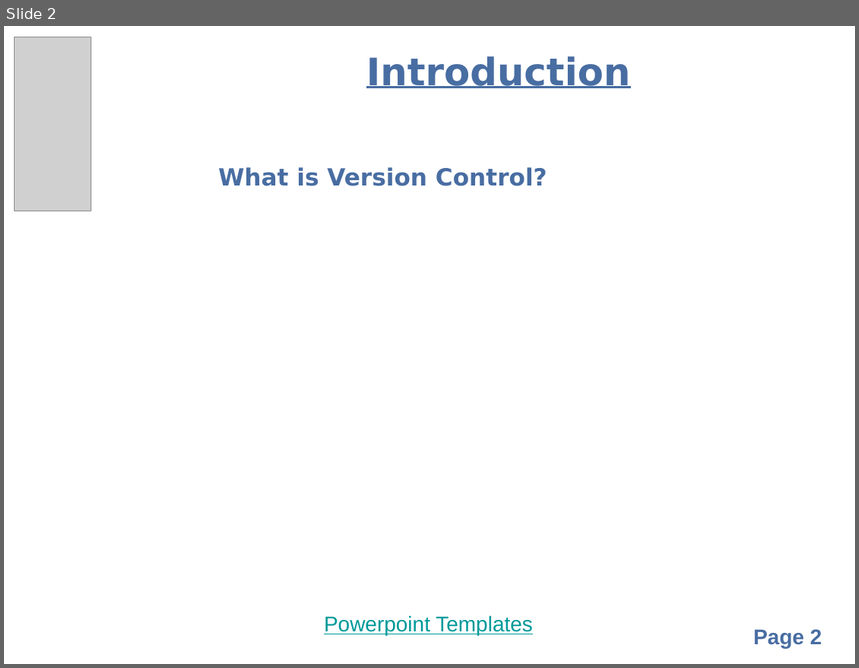
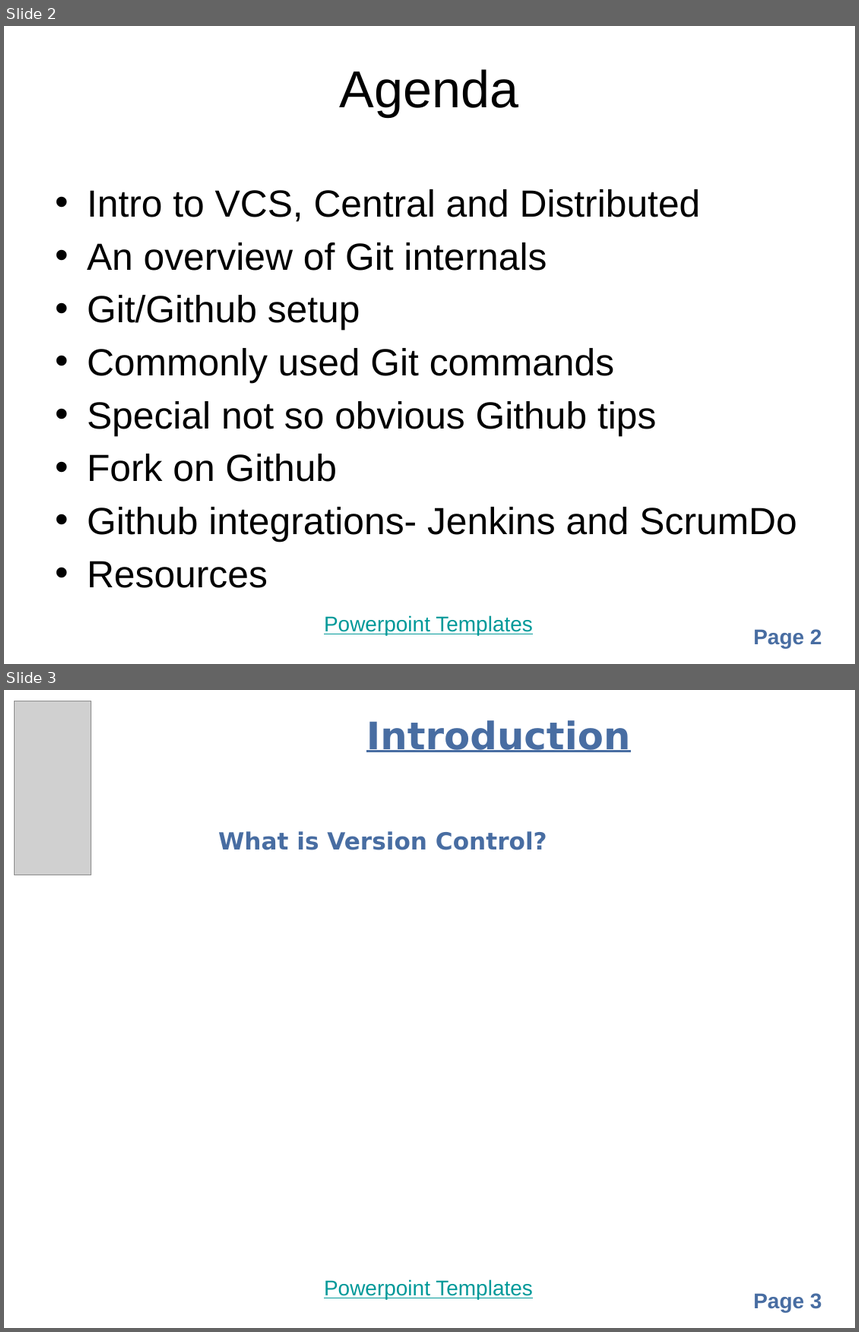
Before and after one commit to balarkrishnan/organizational, a slide deck: GitHub.pptx. Shown one above the other, each under a label of ours: slide 2 before the commit, slides 2 and 3 after it. The pictures are 859x668 and 859x1332 pixels, drawn with LibreOffice and Linux fonts; fonts in the diff are those of the drawing; grey boxes stand for pictures; background and template pictures are left out. Boxes give left, top, right and bottom in pixels: in the first picture for what was removed or moved away, otherwise in the second. Text is boxed around its words. In the diff, an @@ line names an element or a change of style, - is before the commit and + after.

```diff
--- a/GitHub.pptx
+++ b/GitHub.pptx
@@ slide 2 added at [4,26,855,664], background picture (left out); not listed: 2 template elements that a slide beside it also shows @@
@@ title added at [340,69,519,117], 44 pt, text #000000 @@
+Agenda
@@ text added at [87,189,797,588], 32 pt, text #000000 @@
+• Intro to VCS, Central and Distributed
+• An overview of Git internals
+• Git/Github setup
+• Commonly used Git commands
+• Special not so obvious Github tips
+• Fork on Github
+• Github integrations- Jenkins and ScrumDo
+• Resources
@@ what was slide 2 is now slide 3 @@
@@ page number at [753,1293,823,1312]: text changed @@
-Page 2
+Page 3
```
Also in this commit, not shown: 6 slides changed, 3 other slides added, 1 slide removed.
